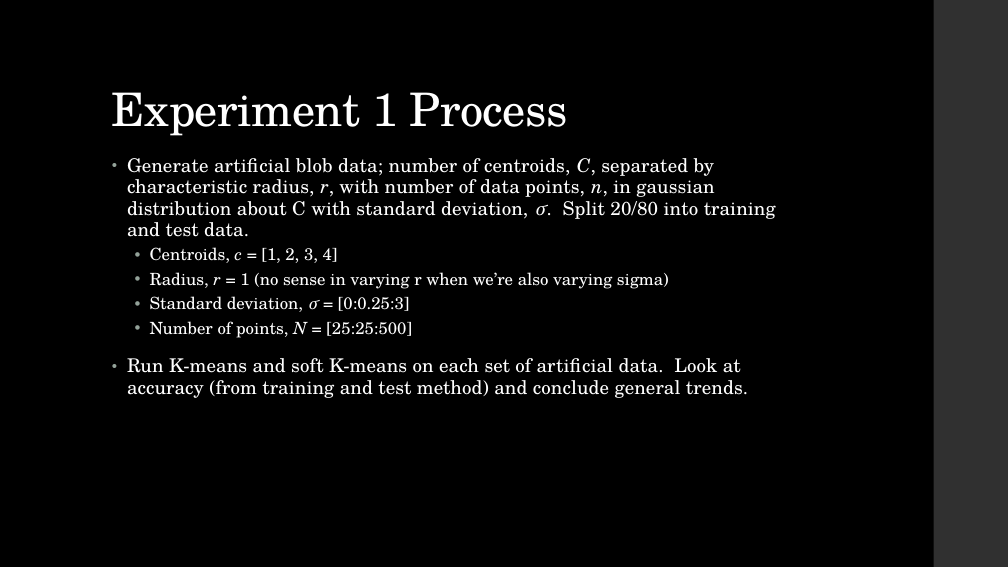
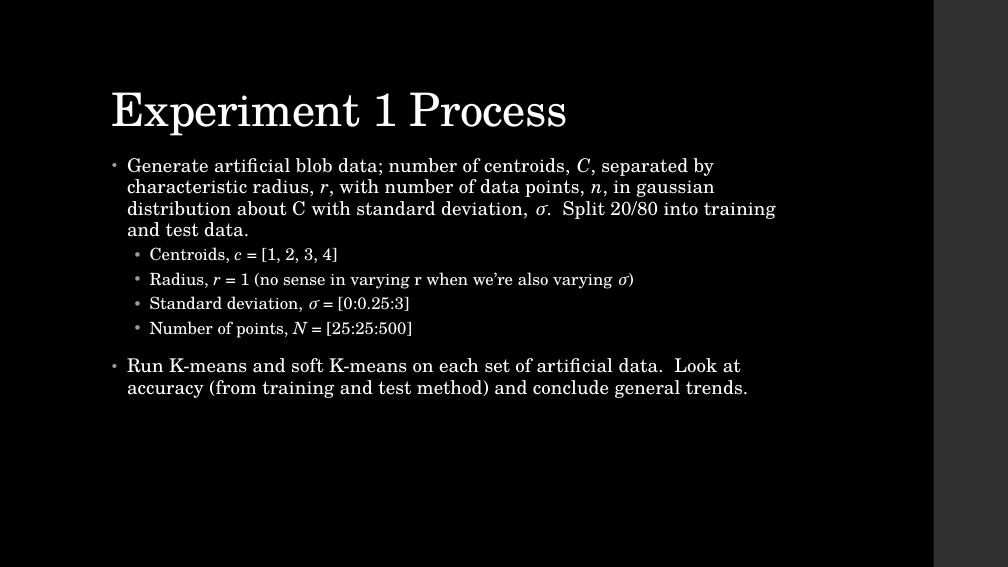
Before and after one commit to rctheriot/ics635hw5, a slide deck: slide 3 of Presentation.pptx. Drawn at 1008x567 pixels with LibreOffice and Linux fonts; fonts in the diff are those of the drawing. Boxes give left, top, right and bottom in pixels: in the first picture for what was removed or moved away, otherwise in the second. Text is boxed around its words. In the diff, an @@ line names an element or a change of style, - is before the commit and + after.

Commit message:
some changes to presentation

```diff
--- a/Presentation.pptx
+++ b/Presentation.pptx
@@ text at bbox=[150, 272, 633, 289]: text changed @@
-  • Radius, r = 1 (no sense in varying r when we’re also varying sigma)
+  • Radius, r = 1 (no sense in varying r when we’re also varying σ)
```
